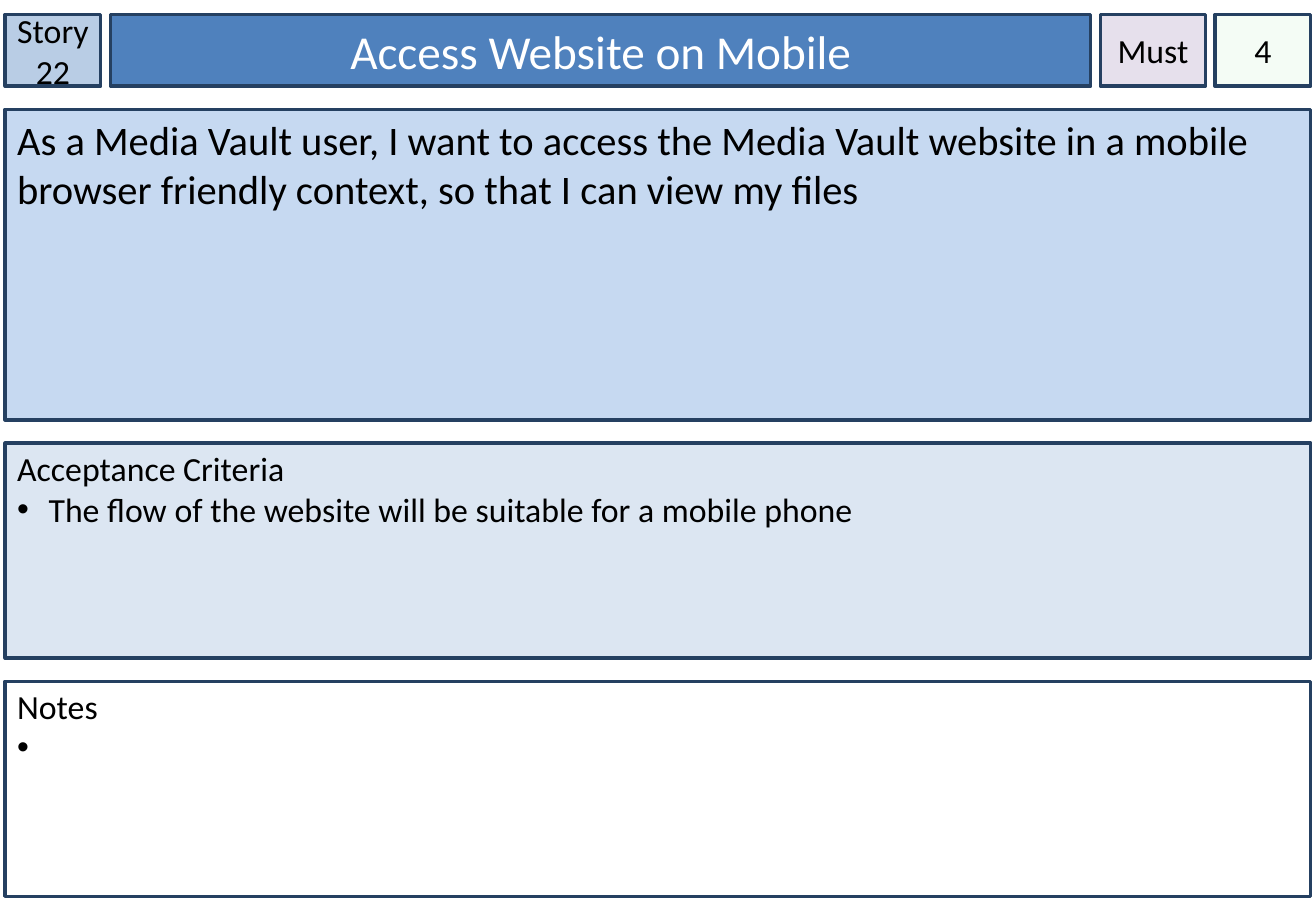
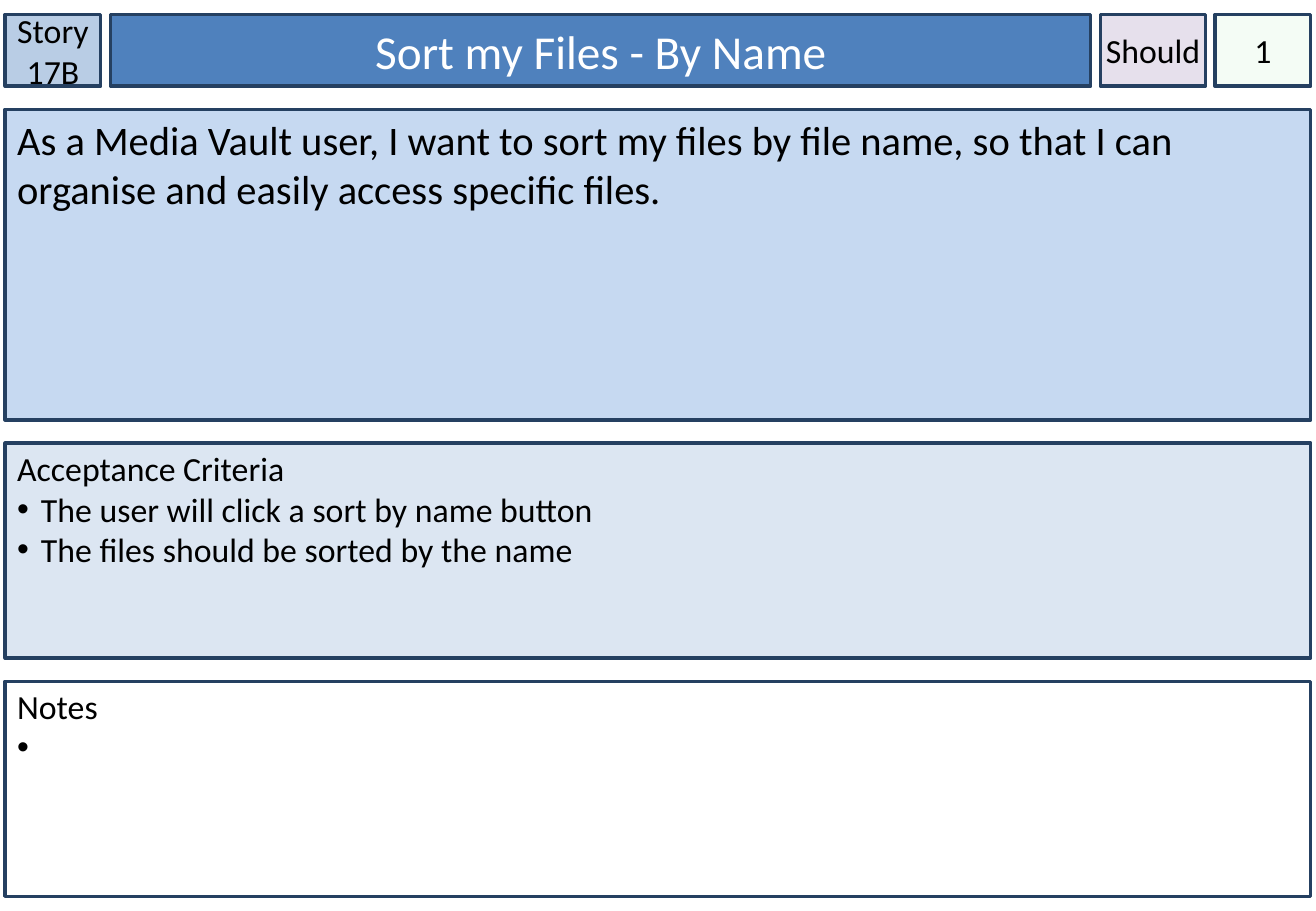
Before and after one commit to Lewibra/IFB299, a slide deck: slide 22 of Stories/Story Cards.pptx (slide 26 before the commit). Drawn at 1316x911 pixels with LibreOffice and Linux fonts; fonts in the diff are those of the drawing. Boxes give left, top, right and bottom in pixels: in the first picture for what was removed or moved away, otherwise in the second. Text is boxed around its words. In the diff, an @@ line names an element or a change of style, - is before the commit and + after.

```diff
--- a/Stories/Story Cards.pptx
+++ b/Stories/Story Cards.pptx
@@ text in rectangle at bbox=[17, 15, 89, 92]: text changed @@
-Story 22
+Story 17B
@@ text in rectangle at bbox=[375, 36, 826, 77]: text changed @@
-Access Website on Mobile
+Sort my Files - By Name
@@ text in rectangle at bbox=[1106, 39, 1200, 64]: text changed @@
-Must
+Should
@@ text in rectangle at bbox=[1254, 41, 1271, 63]: text changed @@
-4
+1
@@ text in rectangle at bbox=[17, 127, 1172, 211]: text changed @@
-As a Media Vault user, I want to access the Media Vault website in a mobile browser friendly context, so that I can view my files
+As a Media Vault user, I want to sort my files by file name, so that I can organise and easily access specific files.
@@ text in rectangle at bbox=[41, 498, 592, 568]: text changed @@
-• The flow of the website will be suitable for a mobile phone
+• The user will click a sort by name button
+• The files should be sorted by the name
```
Also in this commit, not shown: 20 other slides changed, 2 slides added, 2 slides removed.
